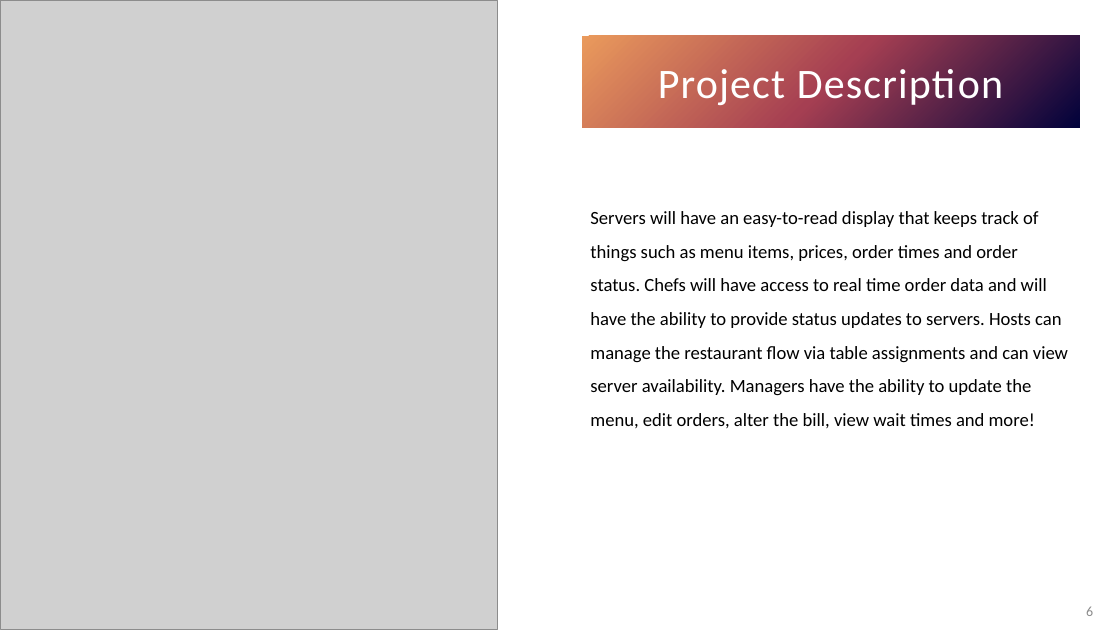
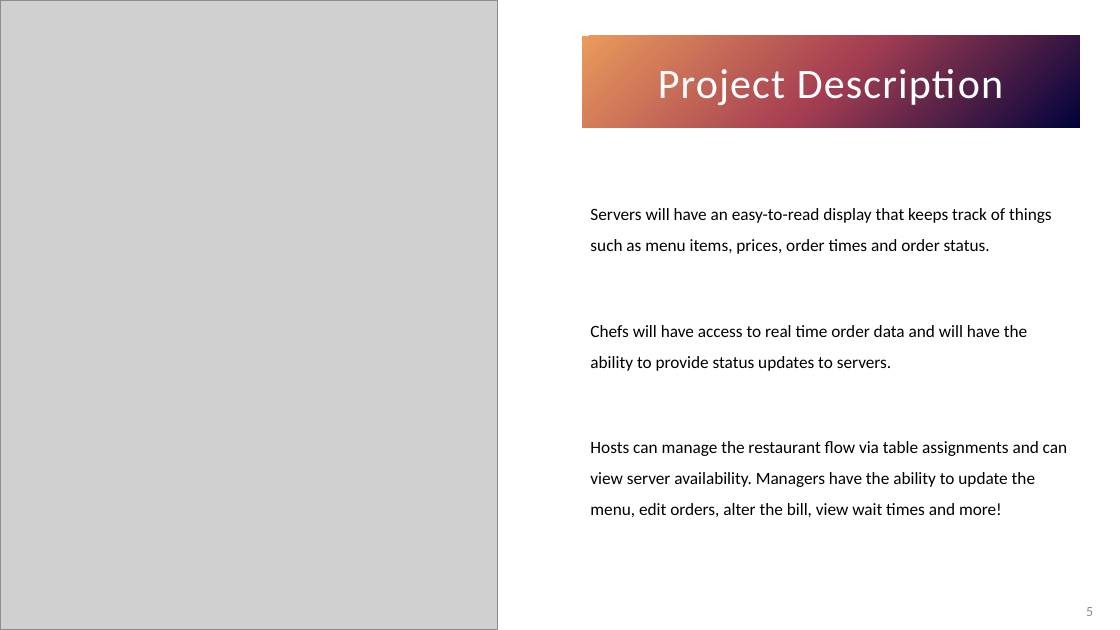
Before and after one commit to KL-3/CentRes, a slide deck: slide 5 of CentRes.pptx (slide 6 before the commit). Drawn at 1120x630 pixels with LibreOffice and Linux fonts; fonts in the diff are those of the drawing; grey boxes stand for pictures. Boxes give left, top, right and bottom in pixels: in the first picture for what was removed or moved away, otherwise in the second. Text is boxed around its words. In the diff, an @@ line names an element or a change of style, - is before the commit and + after.

```diff
--- a/CentRes.pptx
+++ b/CentRes.pptx
@@ text at (590, 208, 1067, 517): text changed; size 16 to 14.8 pt @@
-Servers will have an easy-to-read display that keeps track of things such as menu items, prices, order times and order status. Chefs will have access to real time order data and will have the ability to provide status updates to servers. Hosts can manage the restaurant flow via table assignments and can view server availability. Managers have the ability to update the menu, edit orders, alter the bill, view wait times and more!
+Servers will have an easy-to-read display that keeps track of things such as menu items, prices, order times and order status.
+Chefs will have access to real time order data and will have the ability to provide status updates to servers.
+Hosts can manage the restaurant flow via table assignments and can view server availability. Managers have the ability to update the menu, edit orders, alter the bill, view wait times and more!
@@ page number at (1086, 607, 1093, 616): text changed @@
-6
+5
```
Also in this commit, not shown: 13 other slides changed, 1 slide removed.
